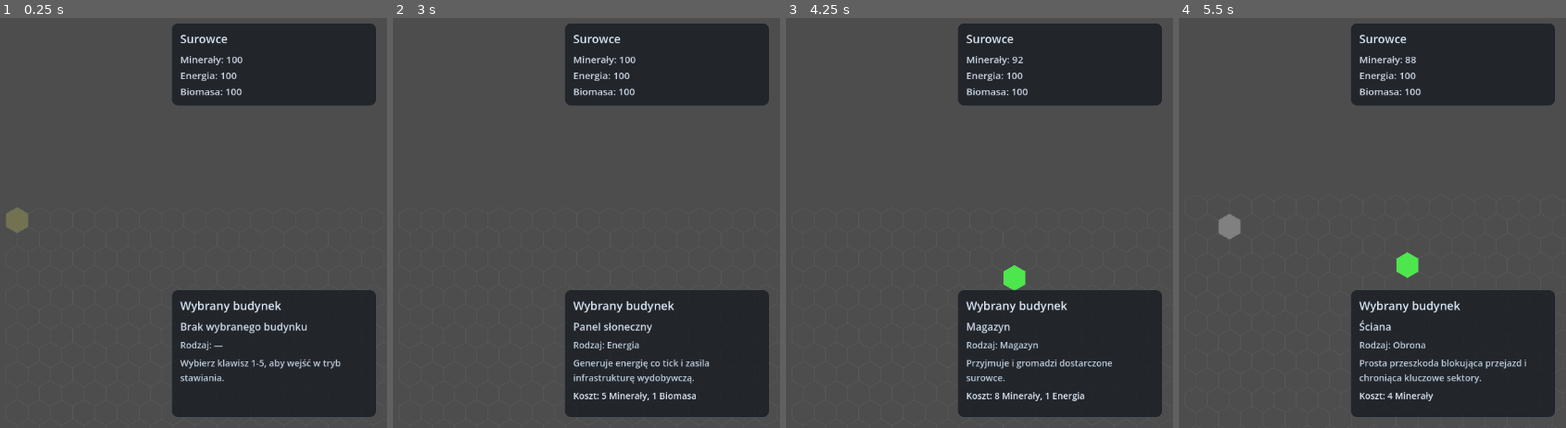
Above: before the commit, frames 1-4 (left to right).
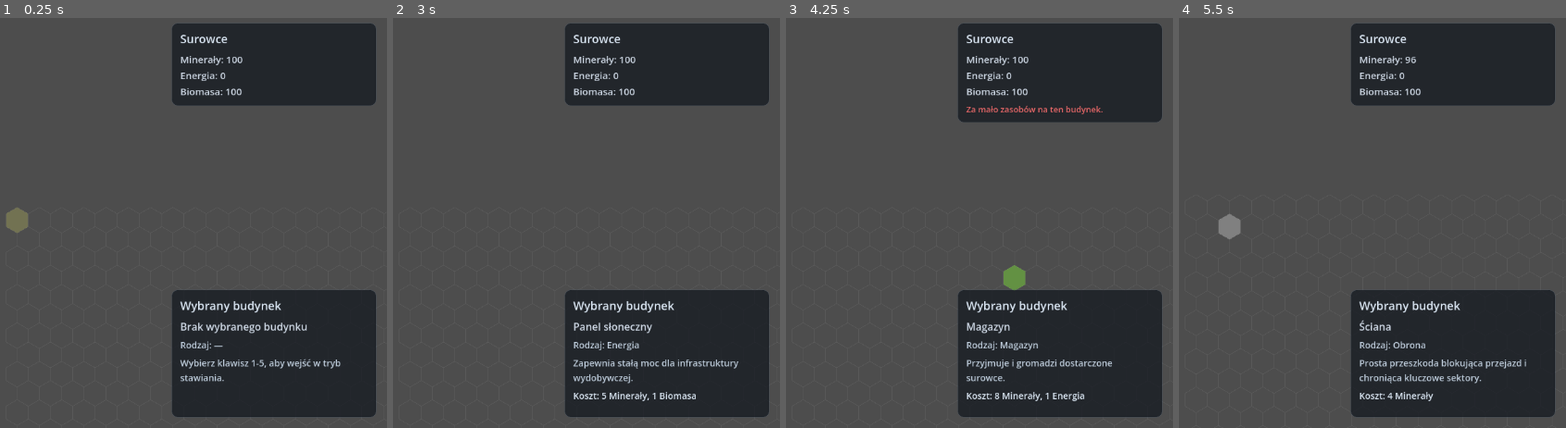
Above: after the commit, the same moments.

Repository: startrek1p2p/factory_game
Game: Godot game, scene res://scenes/main.tscn
The game is run twice, just before and just after one commit, with the same random seed, the same clock (stepped at 60 frames per second) and the same inputs.
Inputs (mouse positions are in pixels of both pictures, inside the frame that each line leads up to):
- Up to frame 1 (0.25 s): no input
- Up to frame 2 (3 s): tap Enter at 0.5, 2 s; move the mouse to (571, 198) at 0.52 s; tap 3 (build_conveyor) at 0.6 s; click (571, 198) at 0.67 s; tap Space at 1.25, 2.75 s; move the mouse to (outside the picture) at 1.27 s; tap 0 (build_disable) at 1.35 s; click (outside the picture) at 1.42 s; move the mouse to (485, 128) at 2.02 s; tap 2 (build_mine) at 2.1 s; click (485, 128) at 2.17 s; move the mouse to (outside the picture) at 2.77 s; tap 5 (build_solar_panel) at 2.85 s; click (outside the picture) at 2.92 s
- Up to frame 3 (4.25 s): tap Enter at 3.5 s; move the mouse to (1025, 284) at 3.52 s; tap 4 (build_storage) at 3.6 s; click (1025, 284) at 3.67 s
- Up to frame 4 (5.5 s): tap Space at 4.25 s; move the mouse to (outside the picture) at 4.27 s; tap 1 (build_wall) at 4.35 s; click (outside the picture) at 4.42 s; move the mouse to (1233, 218) at 5.02 s; tap S (camera_move_down) at 5.1 s; click (1233, 218) at 5.17 s

The runs differ from the first frame. In frame 1, less than 0.1% of the frame differs, in the area x 56-62%, y 13-15%; in frame 2, 0.8%; in frame 3, 2.5%, in the area x 44-98%, y 9-67%; in frame 4, 0.4%.

Commit message:
Zmień energię na stałą moc paneli

Diff:
--- a/scripts/Simulation.gd
+++ b/scripts/Simulation.gd
@@ -11,12 +11,12 @@
 var active_mines: Dictionary = {}
 
 var energy_available: int = 0
-const SOLAR_OUTPUT_PER_TICK := 2
-const MINE_ENERGY_COST_PER_TICK := 1
+const SOLAR_OUTPUT_PER_TICK := 10
+const MINE_ENERGY_COST_PER_TICK := 10
 
 func _init(grid_manager):
 	grid = grid_manager
-	energy_available = int(economy_state.resources.get(EconomyStateScript.RESOURCE_ENERGY, 0))
+	energy_available = 0
 
 func tick():
 	planned_moves.clear()
@@ -32,7 +32,7 @@
 	# przetwarzany przez kolejne etapy tego samego ticka.
 	var input_snapshot: Dictionary = snapshot_items_from_grid()
 	var next_state: Dictionary = input_snapshot.duplicate(true)
-	stage_generate_energy_from_solar_panels()
+	energy_available = stage_collect_energy_from_solar_panels()
 	prepare_active_mines_from_snapshot()
 
 	stage_mines_generate_into_next_state(input_snapshot, next_state)
@@ -156,7 +156,7 @@
 	for tile in next_state.keys():
 		grid.set_item_at(tile, next_state[tile])
 
-func stage_generate_energy_from_solar_panels() -> void:
+func stage_collect_energy_from_solar_panels() -> int:
 	var generated_energy := 0
 
 	for y in range(grid.GRID_HEIGHT):
@@ -166,7 +166,7 @@
 			if cell["type"] == grid.BuildingType.SOLAR_PANEL:
 				generated_energy += SOLAR_OUTPUT_PER_TICK
 
-	energy_available += generated_energy
+	return generated_energy
 
 func prepare_active_mines_from_snapshot() -> void:
 	if MINE_ENERGY_COST_PER_TICK <= 0:
--- a/scripts/controllers/UIController.gd
+++ b/scripts/controllers/UIController.gd
@@ -34,7 +34,7 @@
 	GridManagerScript.BuildingType.SOLAR_PANEL: {
 		"name": "Panel słoneczny",
 		"kind": "energia",
-		"description": "Generuje energię co tick i zasila infrastrukturę wydobywczą.",
+		"description": "Zapewnia stałą moc dla infrastruktury wydobywczej.",
 		"cost": {"Minerały": 5, "Biomasa": 1}
 	}
 }
--- a/scripts/models/EconomyState.gd
+++ b/scripts/models/EconomyState.gd
@@ -7,7 +7,7 @@
 
 var resources: Dictionary = {
 	RESOURCE_MINERALS: 100,
-	RESOURCE_ENERGY: 100,
+	RESOURCE_ENERGY: 0,
 	RESOURCE_BIOMASS: 100
 }
 
